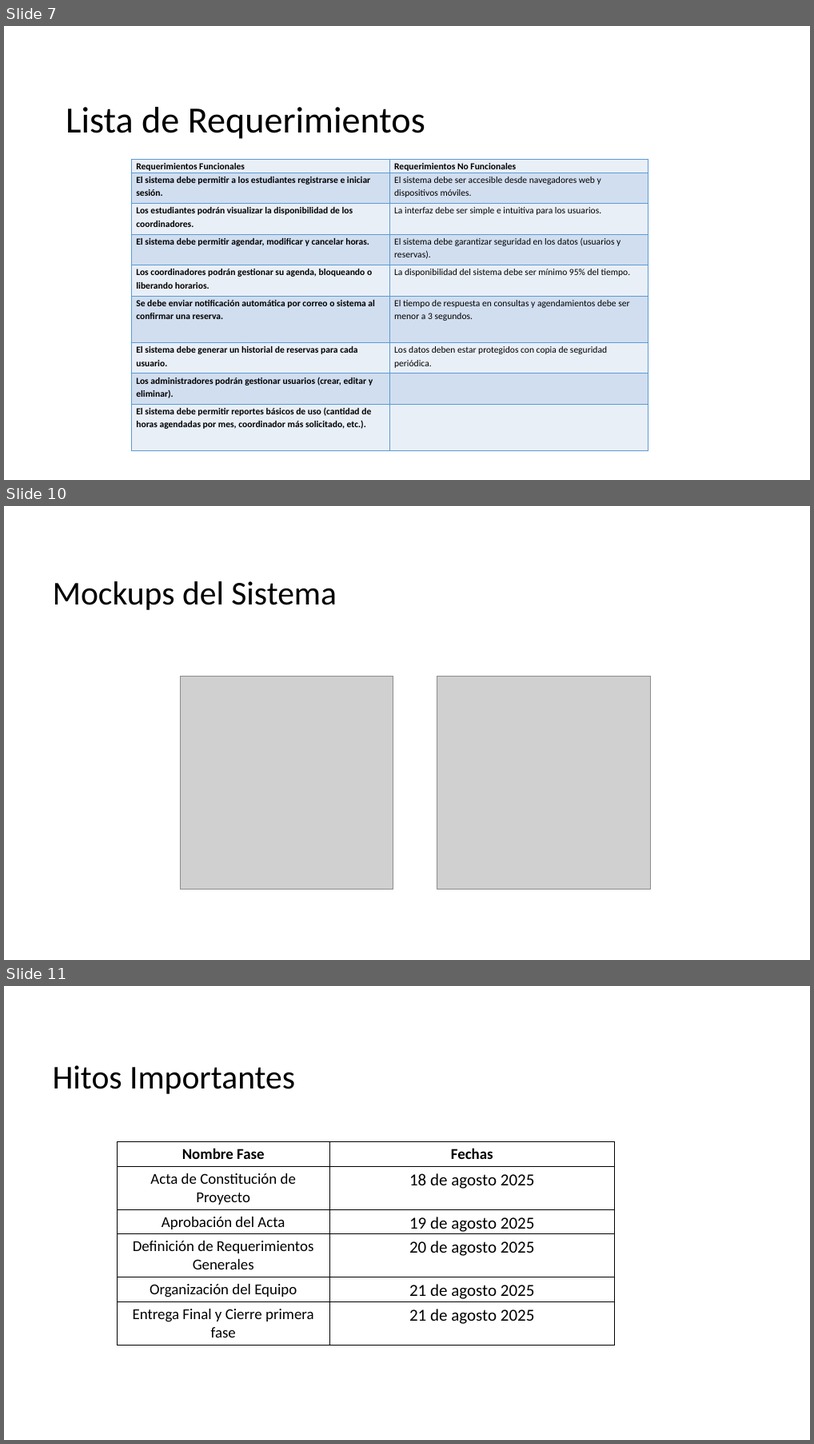
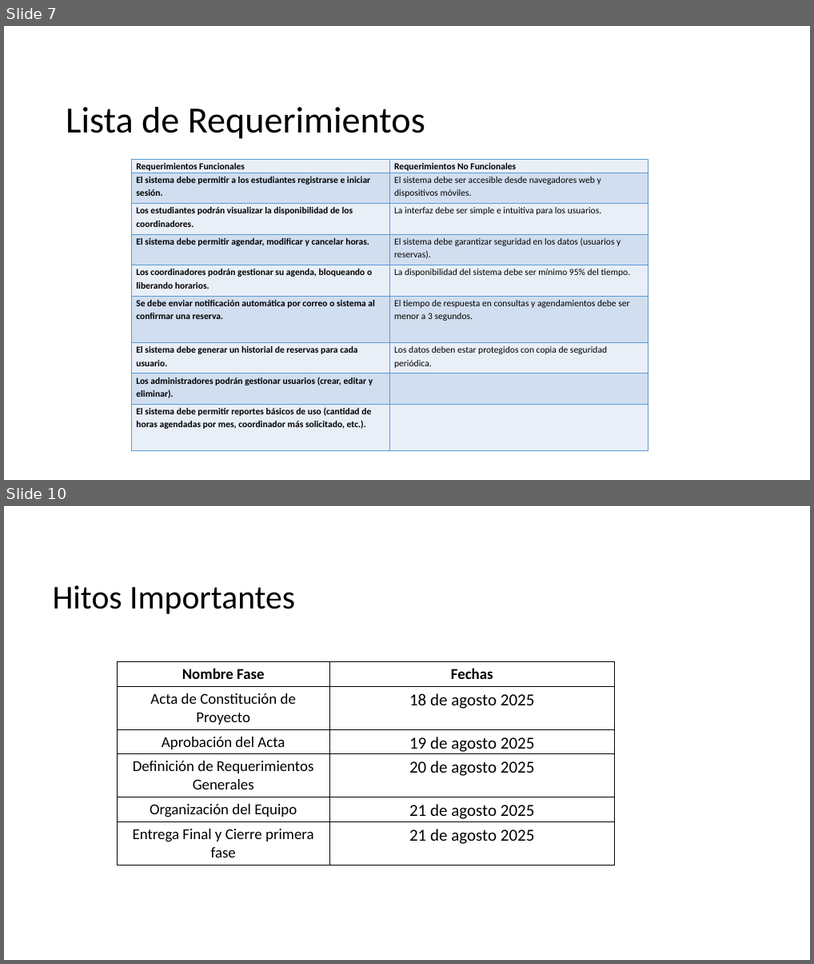
Before and after one commit to CodeFixService/Capstone, a slide deck: fase1/Documentacion Grupal/Estructura Presentación 1-Capstone.pptx. Shown one above the other, each under a label of ours: slides 7, 10 and 11 before the commit, slides 7 and 10 after it; the slides between them are not shown. The pictures are 814x1444 and 814x964 pixels, drawn with LibreOffice and Linux fonts; fonts in the diff are those of the drawing; grey boxes stand for pictures; background and template pictures are left out. Boxes give left, top, right and bottom in pixels: in the first picture for what was removed or moved away, otherwise in the second. Text is boxed around its words. In the diff, an @@ line names an element or a change of style, - is before the commit and + after.

```diff
--- a/fase1/Documentacion Grupal/Estructura Presentación 1-Capstone.pptx
+++ b/fase1/Documentacion Grupal/Estructura Presentación 1-Capstone.pptx
@@ slide 10 removed at box(4, 506, 810, 960), background picture (left out) @@
@@ title removed at box(53, 581, 337, 610) @@
-Mockups del Sistema
@@ picture removed at box(180, 676, 393, 889) @@
@@ picture removed at box(438, 676, 650, 889) @@
@@ what was slide 11 is now slide 10 @@
```
Also in this commit, not shown: 2 slides changed, 7 other files.
